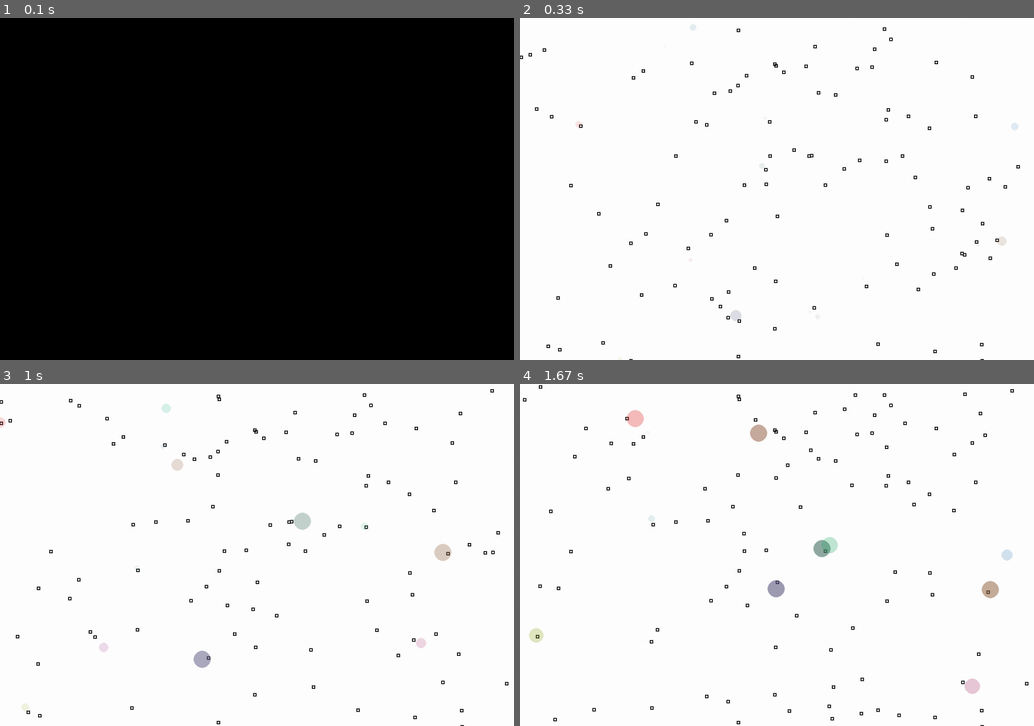
Above: before the commit, frames 1-4 (two rows, left to right).
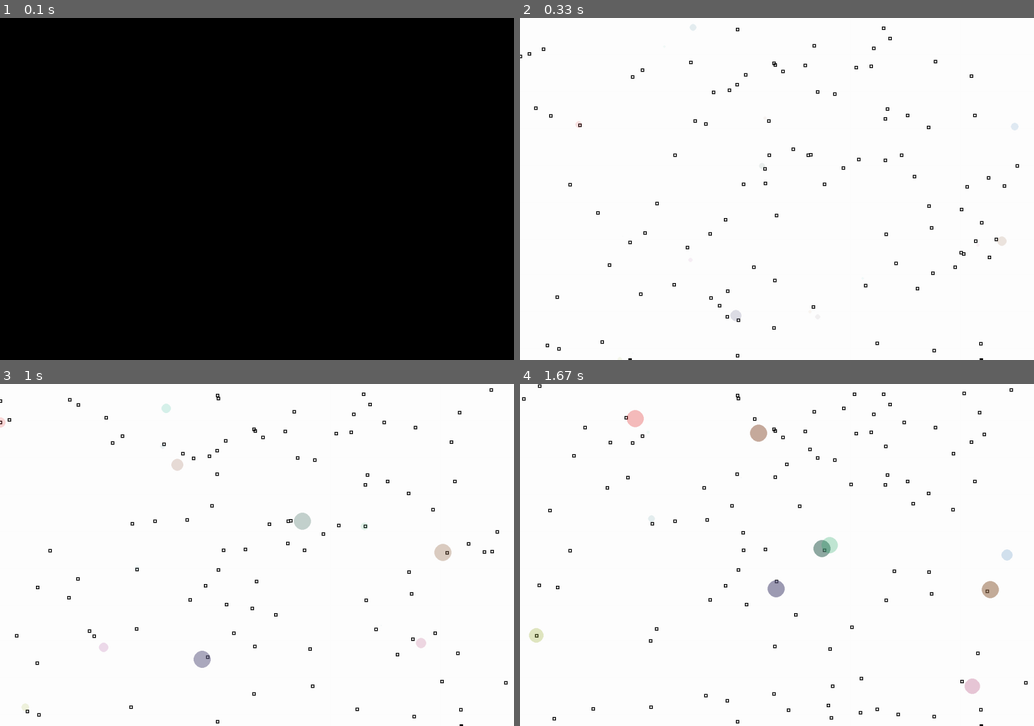
Above: after the commit, the same moments.

Repository: logularjason/gol
Game: pygame game, started from gol.py
Same seed, same stepped clock (60 frames per second), same inputs: the game is played once before the commit and once after it.
Inputs:
- Up to frame 1 (0.1 s): no input
- Up to frame 2 (0.33 s): no input
- Up to frame 3 (1 s): no input
- Up to frame 4 (1.67 s): no input

Frame 1 is identical in both runs. In frame 2, 1.0% of the frame differs, in the area x 0-98%, y 2-100%; in frame 3, 1.1%; in frame 4, 1.1%, in the area x 0-99%, y 0-100%.

Commit message:
change food value

Diff:
--- a/constants.py
+++ b/constants.py
@@ -3,7 +3,7 @@
 CREATURE_COUNT=20
 FRAMES_PER_SECOND=10 # how fast to run the main loop
 CREATURE_STARTING_ENERGY=100
-FOOD_ENERGY=20
+FOOD_ENERGY=10
 FOOD_COUNT=CREATURE_COUNT*5 # number of food
 REPLICATION_HEALTH_THRESHOLD = CREATURE_STARTING_ENERGY * 10
 ENERGY_SPLITTING_FACTOR=0.5
--- a/food.py
+++ b/food.py
@@ -11,7 +11,7 @@
         self.energy = CREATURE_STARTING_ENERGY
 
     def draw(self):
-        pg.draw.rect(self.screen, "black", [self.x-2, self.y-2, 8, 8], 2) # left, top, width, height
+        pg.draw.rect(self.screen, "black", [self.x-4, self.y-4, 8, 8], 2) # left, top, width, height
 
     # return distance to creature
     def distance(self, creature):
